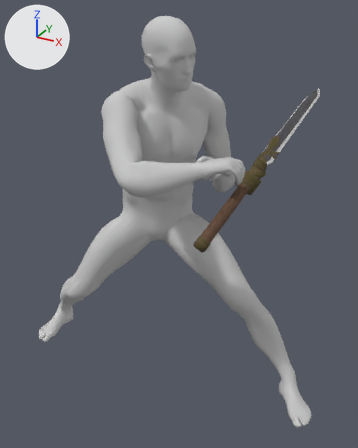
A saved change to the FBX model Character/Animation/Fbx/Attack/Weapon_7/RootAnim_RR_Weapon_7_Skill_0_0.FBX.
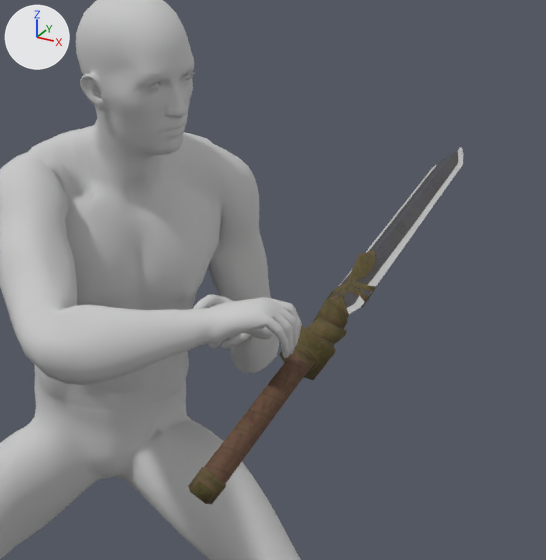
There are two pictures of each version: one whole from a 50 mm lens placed at (1.16, -1.74, 1.58), pointed at (0.14, 0.11, 0.65), one close up on the part from 30% to 100% of the width and 4% to 62% of the height. The axes (+X, +Y, +Z) are drawn at upper left. The lights are the same throughout. Both versions are drawn at frame 22 of the action 'Take 001'; the numbers are the values there.

The first close-up shows 'Male_Body', 'Male_Hand', 'Male_Head', 'Male_Leg', 'Mesh_Wepaon_7_0_R'.
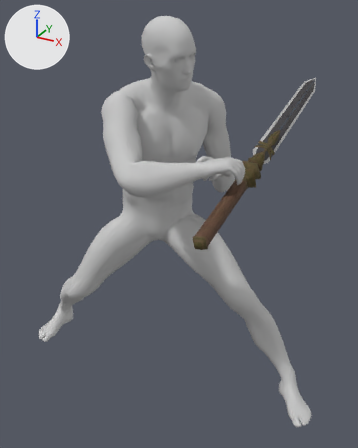
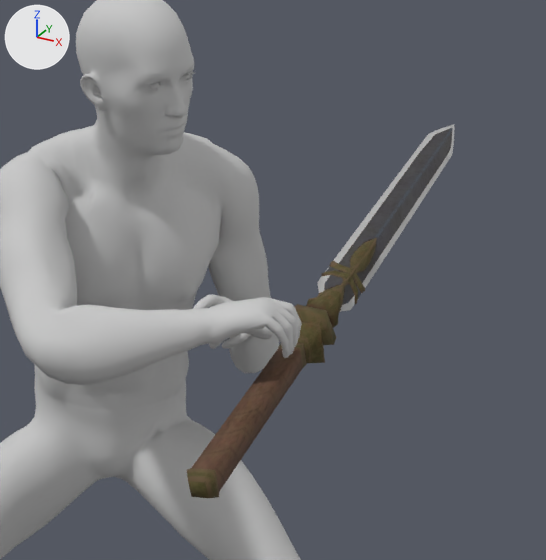
ob_point_take_r is not drawn itself; it is the parent of ob_mesh_wepaon_7_0_r.

Diff of the bpy script that builds the scene:
```diff
--- a/Character/Animation/Fbx/Attack/Weapon_7/RootAnim_RR_Weapon_7_Skill_0_0.FBX.py
+++ b/Character/Animation/Fbx/Attack/Weapon_7/RootAnim_RR_Weapon_7_Skill_0_0.FBX.py
@@ ob_point_take_r @@
 ob_point_take_r = bpy.data.objects.new('Point_Take_R', None)
-ob_point_take_r.location = (0.572, -0.276, 0.986)
-ob_point_take_r.rotation_euler = (-1.786, -0.171, 1.611)  # degrees (-102, -10, 92)
+ob_point_take_r.location = (0.558, -0.282, 0.989)
+ob_point_take_r.rotation_euler = (-0.913, -0.204, 1.622)  # degrees (-52, -12, 93)
 ob_point_take_r.scale = (0.01, 0.01, 0.01)
@@ ob_mesh_wepaon_7_0_r @@
 ob_mesh_wepaon_7_0_r.parent = ob_point_take_r
-ob_mesh_wepaon_7_0_r.location = (16.74, 0.811, 0.925)
+ob_mesh_wepaon_7_0_r.location = (16.92, 0.0, 0.0)
```

What differs and where, as boxes [x1, y1, x2, y2] in the close-ups (546 x 560 px):
'Mesh_Wepaon_7_0_R', moved, turned: before [188, 147, 463, 504]; after [187, 124, 454, 498]
